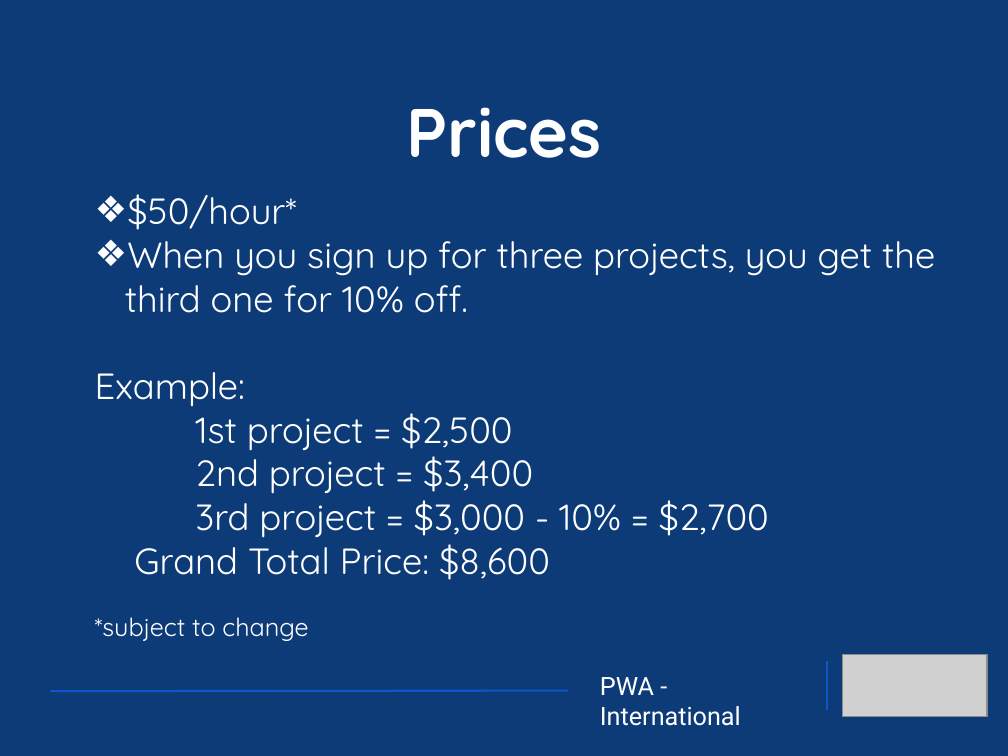
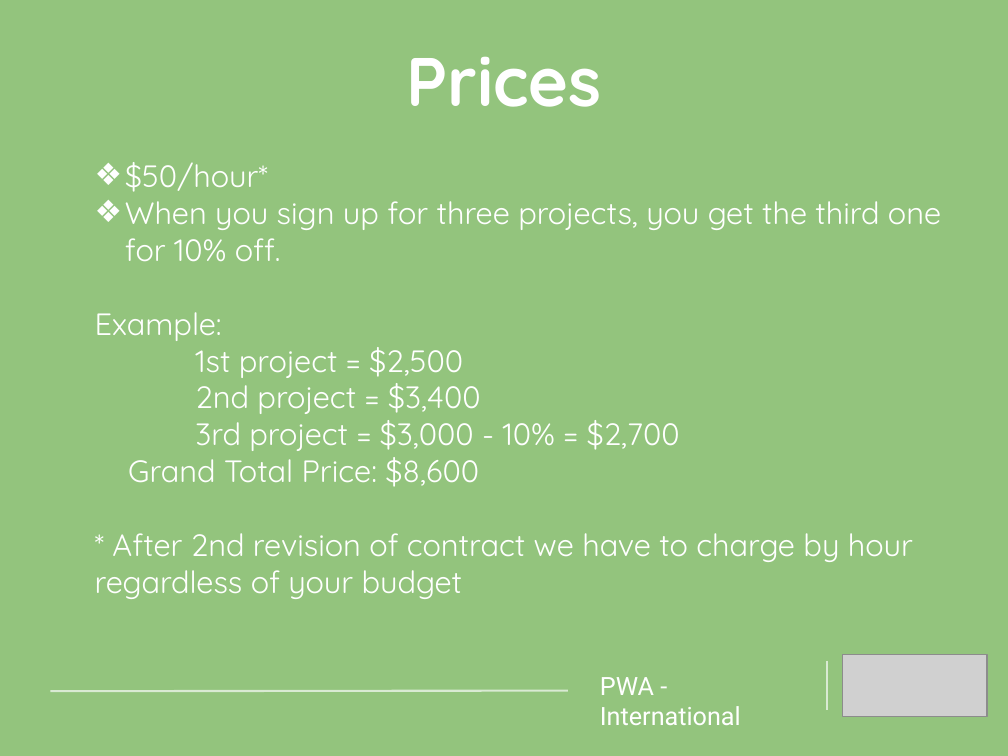
Before and after one commit to mangenius200/PWA1-Swanson, a slide deck: slide 7 of Day 3 Team-Solo/Team/FrontTech.pptx (slide 6 before the commit). Drawn at 1008x756 pixels with LibreOffice and Linux fonts; fonts in the diff are those of the drawing; grey boxes stand for pictures. Boxes give left, top, right and bottom in pixels: in the first picture for what was removed or moved away, otherwise in the second. Text is boxed around its words. In the diff, an @@ line names an element or a change of style, - is before the commit and + after.

```diff
--- a/Day 3 Team-Solo/Team/FrontTech.pptx
+++ b/Day 3 Team-Solo/Team/FrontTech.pptx
@@ background #003171 at 95% opacity to #93C47D @@
@@ title "Prices": place and size @@
-title "Prices" at [406, 107, 601, 158]
+title "Prices" at [406, 57, 601, 107]
@@ text at [95, 201, 941, 487]: size 26 to 22 pt in "$50/hour*", "When you sign up for three projects, ...", "Example:", "1st project = $2,500" and 3 more places; indent changed @@
@@ text at [95, 533, 913, 599]: text changed; size 18 to 22 pt @@
-*subject to change
+* After 2nd revision of contract we have to charge by hour regardless of your budget
@@ line (827, 660) - (827, 711): stroke #1155CC 1.5 pt to #D9EAD3 1.5 pt @@
@@ line (50, 691) - (568, 690): stroke #1155CC 1.5 pt to #D9EAD3 1.5 pt @@
```
Also in this commit, not shown: 9 other slides changed, 1 slide added, 34 other files.
